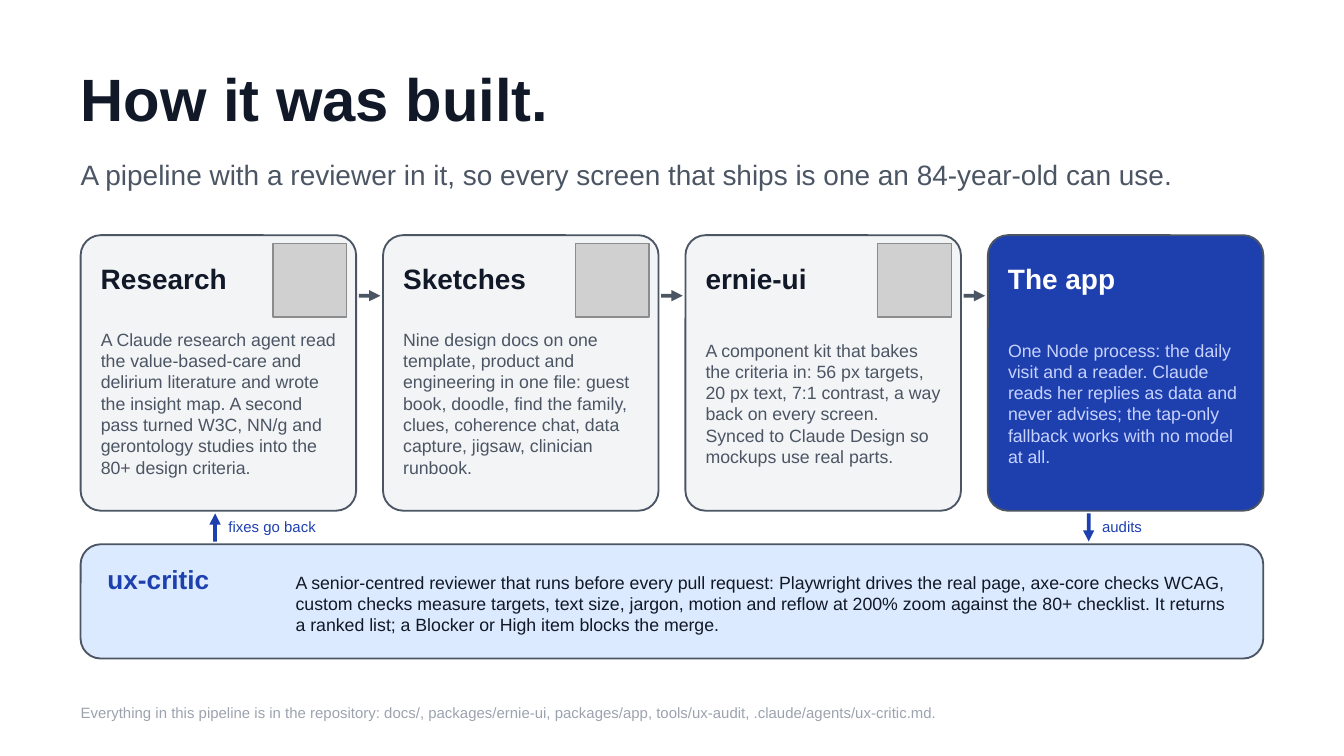
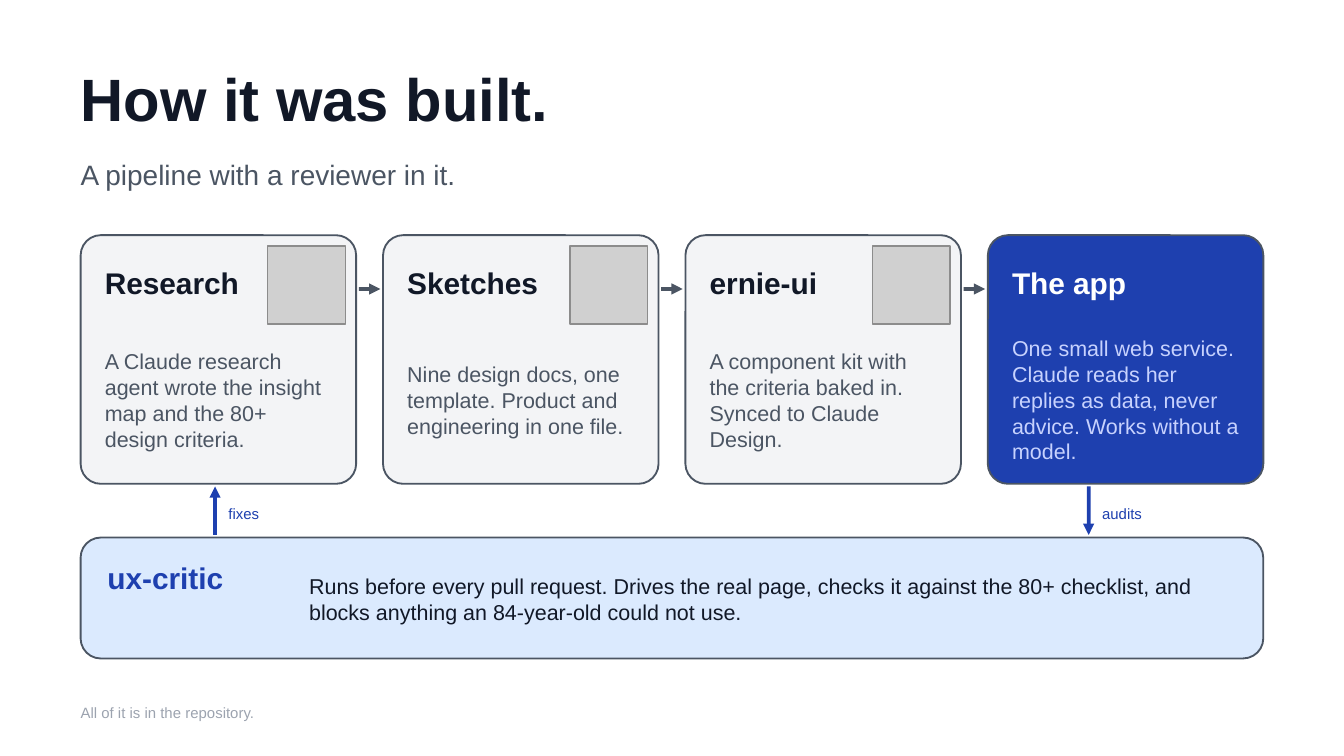
Before and after one commit to cpluntke/ernie, a slide deck: slide 6 of docs/talk/ernie-talk.pptx. Drawn at 1344x756 pixels with LibreOffice and Linux fonts; fonts in the diff are those of the drawing; grey boxes stand for pictures. Boxes give left, top, right and bottom in pixels: in the first picture for what was removed or moved away, otherwise in the second. Text is boxed around its words. In the diff, an @@ line names an element or a change of style, - is before the commit and + after.

```diff
--- a/docs/talk/ernie-talk.pptx
+++ b/docs/talk/ernie-talk.pptx
@@ text at (x1=81, y1=164, x2=455, y2=191): text changed @@
-A pipeline with a reviewer in it, so every screen that ships is one an 84-year-old can use.
+A pipeline with a reviewer in it.
@@ rounded rectangle resized from (x1=81, y1=235, x2=356, y2=511) to (x1=81, y1=235, x2=356, y2=484) @@
@@ rounded rectangle resized from (x1=383, y1=235, x2=659, y2=511) to (x1=383, y1=235, x2=659, y2=484) @@
@@ rounded rectangle resized from (x1=685, y1=235, x2=961, y2=511) to (x1=685, y1=235, x2=961, y2=484) @@
@@ proportions changed in 5 elements at (x1=81, y1=538, x2=1263, y2=659), (x1=81, y1=235, x2=356, y2=484), (x1=383, y1=235, x2=659, y2=484), (x1=685, y1=235, x2=961, y2=484), (x1=988, y1=235, x2=1263, y2=484) @@
@@ rounded rectangle resized from (x1=988, y1=235, x2=1263, y2=511) to (x1=988, y1=235, x2=1263, y2=484) @@
@@ picture resized from (x1=273, y1=243, x2=347, y2=317) to (x1=267, y1=246, x2=345, y2=324) @@
@@ picture resized from (x1=575, y1=243, x2=649, y2=317) to (x1=570, y1=246, x2=648, y2=324) @@
@@ picture resized from (x1=878, y1=243, x2=952, y2=317) to (x1=872, y1=246, x2=950, y2=324) @@
@@ size 15 to 16 pt in 4 elements at (x1=105, y1=272, x2=239, y2=295), (x1=407, y1=272, x2=538, y2=295), (x1=710, y1=272, x2=817, y2=295), (x1=1012, y1=272, x2=1126, y2=299) @@
@@ 3 arrows moved together from (x1=359, y1=296, x2=985, y2=296) to (x1=359, y1=289, x2=985, y2=289) @@
@@ text at (x1=105, y1=353, x2=321, y2=452): text changed; size 9.5 to 11.5 pt @@
-A Claude research agent read the value-based-care and delirium literature and wrote the insight map. A second pass turned W3C, NN/g and gerontology studies into the 80+ design criteria.
+A Claude research agent wrote the insight map and the 80+ design criteria.
@@ text at (x1=710, y1=353, x2=906, y2=452): text changed; size 9.5 to 11.5 pt @@
-A component kit that bakes the criteria in: 56 px targets, 20 px text, 7:1 contrast, a way back on every screen. Synced to Claude Design so mockups use real parts.
+A component kit with the criteria baked in. Synced to Claude Design.
@@ text at (x1=1012, y1=340, x2=1239, y2=459): text changed; size 9.5 to 11.5 pt @@
-One Node process: the daily visit and a reader. Claude reads her replies as data and never advises; the tap-only fallback works with no model at all.
+One small web service. Claude reads her replies as data, never advice. Works without a model.
@@ text at (x1=407, y1=366, x2=623, y2=439): text changed; size 9.5 to 11.5 pt @@
-Nine design docs on one template, product and engineering in one file: guest book, doodle, find the family, clues, coherence chat, data capture, jigsaw, clinician runbook.
+Nine design docs, one template. Product and engineering in one file.
@@ arrow moved from (215, 542) - (215, 513) to (215, 535) - (215, 487) @@
@@ text at (x1=228, y1=508, x2=259, y2=519): text changed @@
-fixes go back
+fixes
@@ arrow moved from (1089, 513) - (1089, 542) to (1089, 487) - (1089, 535) @@
@@ text "audits" moved from (x1=1102, y1=521, x2=1142, y2=532) to (x1=1102, y1=508, x2=1142, y2=519) @@
@@ rounded rectangle resized from (x1=81, y1=544, x2=1263, y2=659) to (x1=81, y1=538, x2=1263, y2=659) @@
@@ text "ux-critic" at (x1=107, y1=567, x2=223, y2=590): size 14 to 16 pt @@
@@ text at (x1=309, y1=578, x2=1191, y2=625): text changed; size 9.5 to 11.5 pt @@
-A senior-centred reviewer that runs before every pull request: Playwright drives the real page, axe-core checks WCAG, custom checks measure targets, text size, jargon, motion and reflow at 200% zoom against the 80+ checklist. It returns a ranked list; a Blocker or High item blocks the merge.
+Runs before every pull request. Drives the real page, checks it against the 80+ checklist, and blocks anything an 84-year-old could not use.
@@ text at (x1=81, y1=707, x2=254, y2=721): text changed @@
-Everything in this pipeline is in the repository: docs/, packages/ernie-ui, packages/app, tools/ux-audit, .claude/agents/ux-critic.md.
+All of it is in the repository.
```
Also in this commit, not shown: 2 other files.
